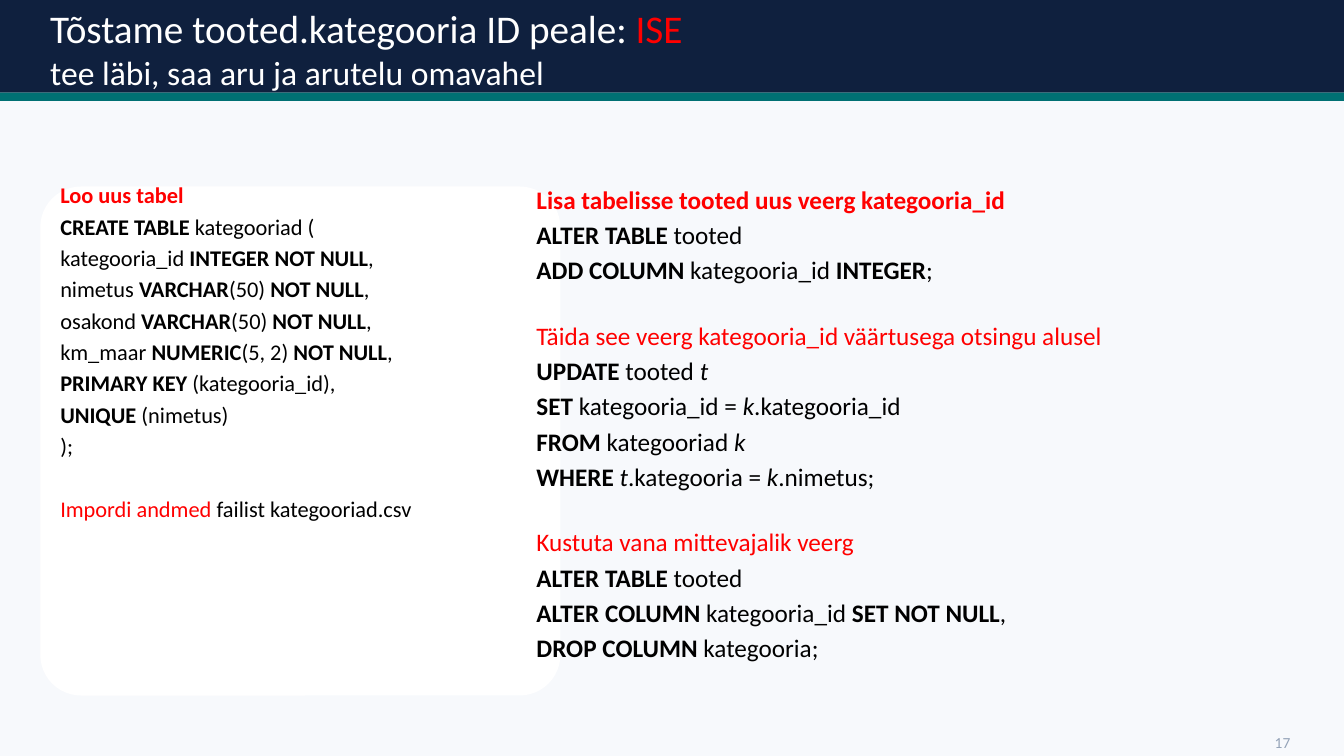
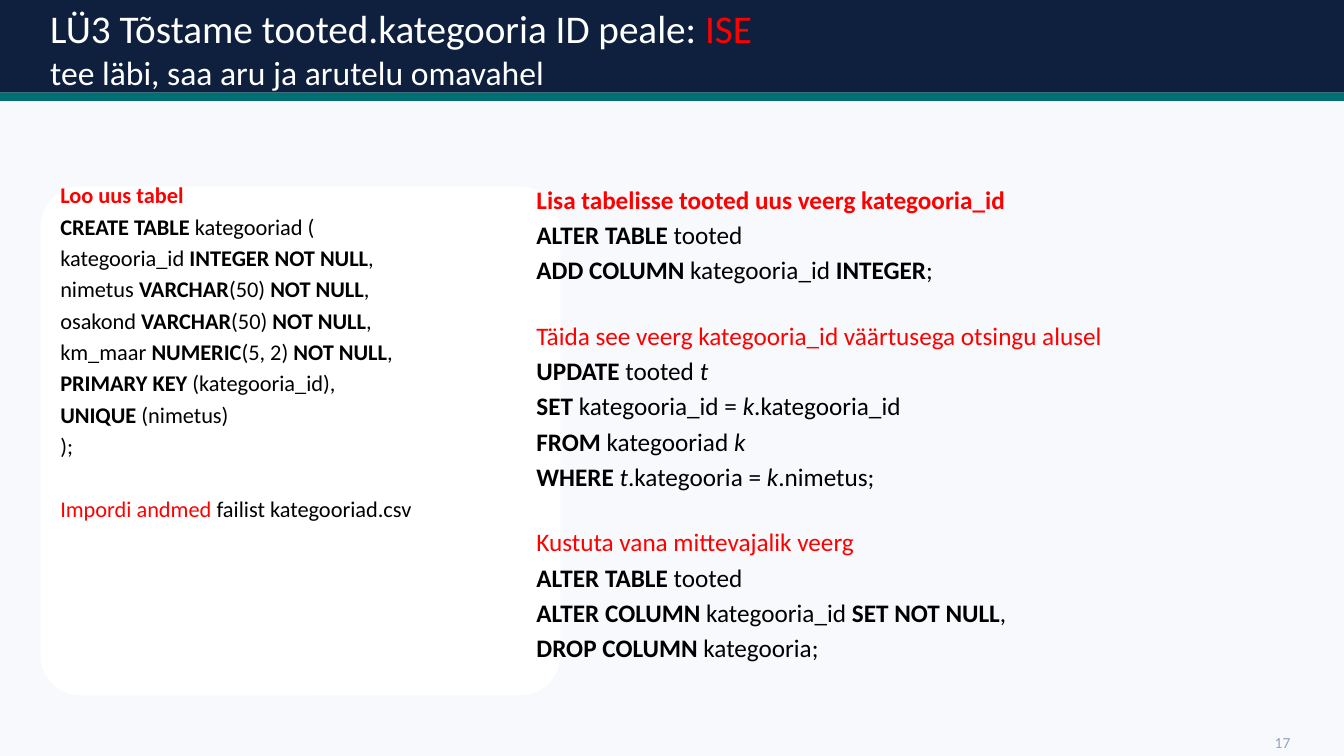
Before and after one commit to emilieabel/andmetarkus, a slide deck: slide 44 of Materjalid/Day8 SQL/8-paev-andmetarkus-esitlus.pptx (slide 40 before the commit). Drawn at 1344x756 pixels with LibreOffice and Linux fonts; fonts in the diff are those of the drawing. Boxes give left, top, right and bottom in pixels: in the first picture for what was removed or moved away, otherwise in the second. Text is boxed around its words. In the diff, an @@ line names an element or a change of style, - is before the commit and + after.

Commit message:
k2

```diff
--- a/Materjalid/Day8 SQL/8-paev-andmetarkus-esitlus.pptx
+++ b/Materjalid/Day8 SQL/8-paev-andmetarkus-esitlus.pptx
@@ text at (50,11,752,93): text changed @@
-Tõstame tooted.kategooria ID peale: ISE
-tee läbi, saa aru ja arutelu omavahel
+LÜ3 Tõstame tooted.kategooria ID peale: ISE
+tee läbi, saa aru ja arutelu omavahel
```
Also in this commit, not shown: 11 other slides changed, 5 slides added.
